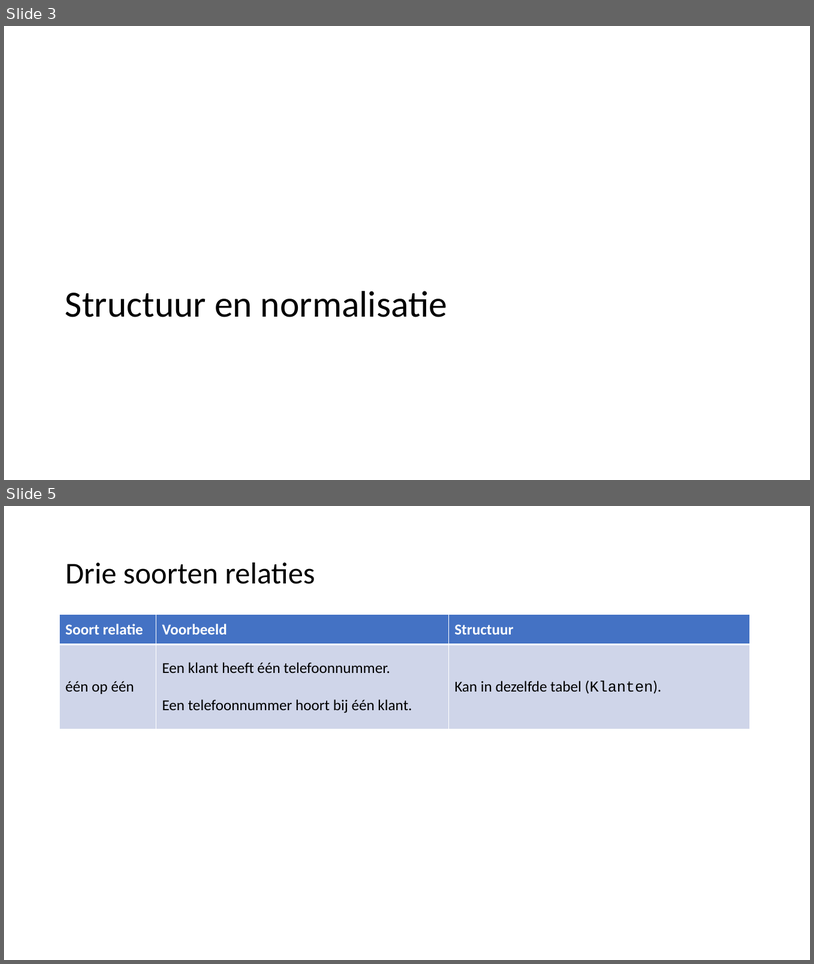
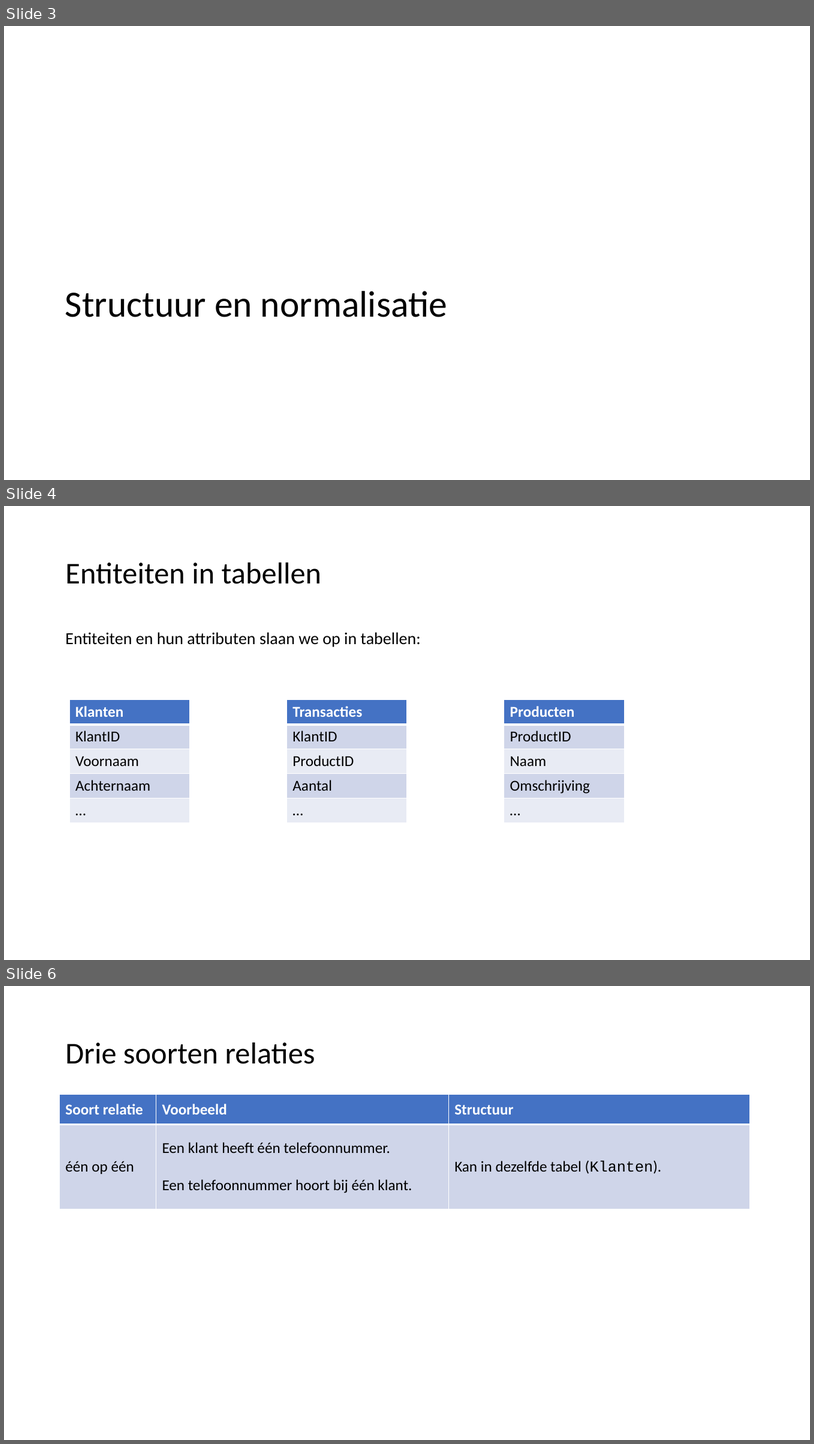
Before and after one commit to LFKoning/knowledge-sharing, a slide deck: sql_course/2_database_design/2_database_design.pptx. Shown one above the other, each under a label of ours: slides 3 and 5 before the commit, slides 3, 4 and 6 after it; the slides between them are not shown. The pictures are 814x964 and 814x1444 pixels, drawn with LibreOffice and Linux fonts; fonts in the diff are those of the drawing. Boxes give left, top, right and bottom in pixels: in the first picture for what was removed or moved away, otherwise in the second. Text is boxed around its words. In the diff, an @@ line names an element or a change of style, - is before the commit and + after.

```diff
--- a/sql_course/2_database_design/2_database_design.pptx
+++ b/sql_course/2_database_design/2_database_design.pptx
@@ slide 4 added at bbox=[4, 506, 810, 960], background #FFFFFF @@
@@ title added at bbox=[65, 562, 321, 584], 36 pt, text #000000 @@
+Entiteiten in tabellen
@@ text added at bbox=[65, 632, 421, 647], 20 pt, text #000000 @@
+Entiteiten en hun attributen slaan we op in tabellen:
@@ table added at bbox=[69, 700, 190, 822], 5 rows, 1 columns @@
+Klanten
+KlantID
+Voornaam
+Achternaam
+…
@@ table added at bbox=[287, 700, 408, 822], 5 rows, 1 columns @@
+Transacties
+KlantID
+ProductID
+Aantal
+…
@@ table added at bbox=[504, 700, 624, 822], 5 rows, 1 columns @@
+Producten
+ProductID
+Naam
+Omschrijving
+…
@@ what was slide 5 is now slide 6 @@
```
Also in this commit, not shown: 1 slide changed.
